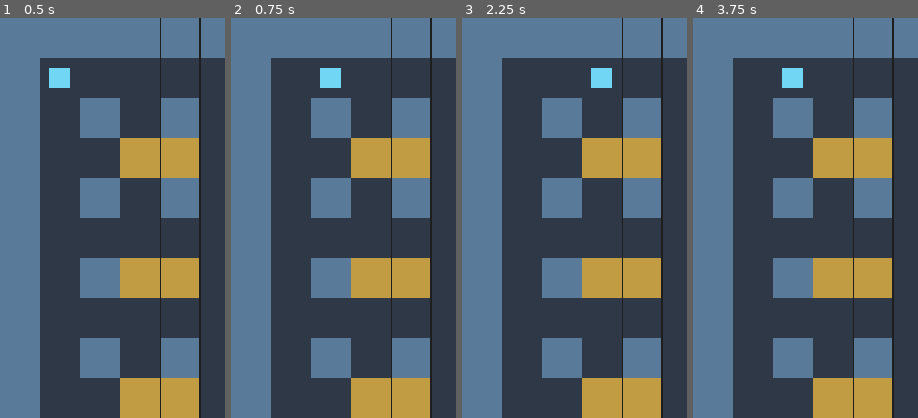
Above: before the commit, frames 1-4 (left to right).
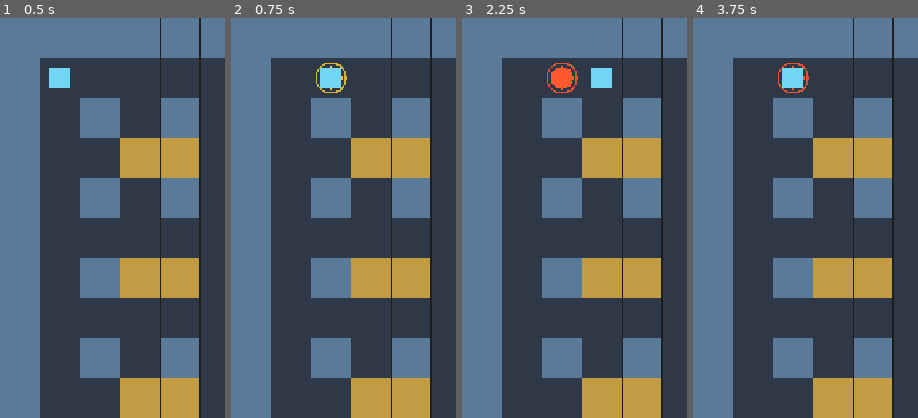
Above: after the commit, the same moments.

Repository: zazuazee/Corebreak
Game: Godot game, scene res://scenes/gameplay/Game.tscn
Two runs of this game, one before a commit and one after it. Both use one fixed random seed, a clock stepped at 60 frames per second and the inputs below. This scene is started directly instead of the project's main scene.
Inputs:
- Up to frame 1 (0.5 s): no input
- Up to frame 2 (0.75 s): tap Enter at 0.5 s; hold D (move_right) from 0.53 s (still down); hold Space (place_core) from 0.53 s (still down)
- Up to frame 3 (2.25 s): release D (move_right) at 1.28 s; release Space (place_core) at 1.28 s; hold S (move_down) 1.28-2.03 s; tap Space (place_core) at 1.35 s; tap Enter at 2 s; hold D (move_right) from 2.03 s (still down); hold Space (place_core) from 2.03 s (still down)
- Up to frame 4 (3.75 s): release D (move_right) at 2.78 s; release Space (place_core) at 2.78 s; hold W (move_up) 2.78-3.53 s; tap Space (place_core) at 2.85 s; tap Enter at 3.5 s; hold A (move_left) from 3.53 s (still down); hold Space (place_core) from 3.53 s (still down)
The pictures show only the part of the screen within x 0-50%, y 0-50%; the shares and areas given below are measured in that part.

Frame 1 is identical in both runs. In frame 2, 0.2% of the frame differs, in the area x 37-52%, y 11-19%; in frame 3, 0.6%; in frame 4, 0.2%.

Commit message:
Sprint 1.4 testada e aprovada

Diff:
--- /dev/null
+++ b/scenes/entities/Core.tscn
@@ -0,0 +1,6 @@
+[gd_scene load_steps=2 format=3]
+
+[ext_resource type="Script" path="res://scripts/entities/Core.gd" id="1_core"]
+
+[node name="Core" type="Node2D"]
+script = ExtResource("1_core")
--- a/scenes/gameplay/Game.tscn
+++ b/scenes/gameplay/Game.tscn
@@ -8,3 +8,5 @@
 
 [node name="Board" type="Node2D" parent="."]
 script = ExtResource("1_xe7yj")
+
+[node name="Cores" type="Node2D" parent="."]
--- /dev/null
+++ b/scripts/entities/Core.gd
@@ -0,0 +1,75 @@
+extends Node2D
+
+const GameConfig = preload("res://scripts/core/GameConfig.gd")
+
+signal core_placed(core: Node2D)
+signal core_resolving(core: Node2D)
+signal core_consumed(core: Node2D)
+
+enum State {
+	AVAILABLE,
+	ACTIVE,
+	RESOLVING,
+	CONSUMED,
+}
+
+var state: State = State.AVAILABLE
+var grid_position: Vector2i = Vector2i.ZERO
+var board: Node = null
+var activation_time: float = GameConfig.CORE_ACTIVATION_TIME
+
+var _activation_timer: Timer
+
+func _init() -> void:
+	_activation_timer = Timer.new()
+	_activation_timer.one_shot = true
+	_activation_timer.timeout.connect(_on_activation_timeout)
+	add_child(_activation_timer)
+	queue_redraw()
+
+func _draw() -> void:
+	var color := Color(0.95, 0.78, 0.2, 1.0)
+	if state == State.RESOLVING:
+		color = Color(1.0, 0.35, 0.18, 1.0)
+	elif state == State.CONSUMED:
+		color = Color(0.45, 0.45, 0.45, 0.65)
+
+	draw_circle(Vector2.ZERO, 18.0, color)
+	draw_circle(Vector2.ZERO, 24.0, Color(color, 0.85), false, 3.0)
+	if state == State.ACTIVE:
+		var progress := 1.0 - (_activation_timer.time_left / activation_time)
+		draw_arc(Vector2.ZERO, 28.0, -PI * 0.5, -PI * 0.5 + TAU * progress, 32, Color.WHITE, 4.0)
+
+func activate_at(target_board: Node, target_cell: Vector2i) -> bool:
+	if state != State.AVAILABLE:
+		return false
+	if target_board == null or not target_board.has_method("is_walkable"):
+		return false
+	if not target_board.is_walkable(target_cell):
+		return false
+
+	board = target_board
+	grid_position = target_cell
+	position = board.grid_to_world(target_cell) + Vector2(board.cell_size, board.cell_size) * 0.5
+	state = State.ACTIVE
+	_activation_timer.start(activation_time)
+	queue_redraw()
+	core_placed.emit(self)
+	return true
+
+func consume() -> bool:
+	if state != State.RESOLVING:
+		return false
+
+	state = State.CONSUMED
+	queue_redraw()
+	core_consumed.emit(self)
+	return true
+
+func _on_activation_timeout() -> void:
+	if state != State.ACTIVE:
+		return
+
+	state = State.RESOLVING
+	queue_redraw()
+	core_resolving.emit(self)
--- a/scripts/entities/Player.gd
+++ b/scripts/entities/Player.gd
@@ -7,8 +7,9 @@
 var max_hp: int = 3
 var current_hp: int = 3
 var score: int = 0
-var can_place_core: bool = true
+var has_core_available: bool = true
 var is_eliminated: bool = false
+var game: Node = null
 
 var movement_speed: float = GameConfig.PLAYER_SPEED
 var world_position: Vector2 = Vector2.ZERO
@@ -19,6 +20,9 @@
 
 func set_board(target_board: Node) -> void:
 	board = target_board
+
+func set_game(target_game: Node) -> void:
+	game = target_game
 
 func spawn_at(spawn_cell: Vector2i) -> void:
 	if board == null:
@@ -63,3 +67,6 @@
 		try_move(Vector2i.LEFT)
 	elif event.is_action_pressed("move_right"):
 		try_move(Vector2i.RIGHT)
+	elif event.is_action_pressed("place_core"):
+		if game != null and has_core_available and game.has_method("request_core_placement"):
+			game.request_core_placement(self)
--- a/scripts/gameplay/Game.gd
+++ b/scripts/gameplay/Game.gd
@@ -1,14 +1,43 @@
 extends Node2D
 
 const PlayerScene = preload("res://scenes/entities/Player.tscn")
+const CoreScene = preload("res://scenes/entities/Core.tscn")
 
 @onready var board: Node2D = $Board
+@onready var cores: Node2D = $Cores
+
+var player: Node2D
 
 func _ready() -> void:
     if not board:
         return
 
     var player_scene = PlayerScene.instantiate()
+    player = player_scene
     add_child(player_scene)
     player_scene.set_board(board)
+    player_scene.set_game(self)
     player_scene.spawn_at(board.spawn_player)
+
+func request_core_placement(requesting_player: Node2D) -> Node2D:
+    if requesting_player != player or not requesting_player.has_core_available:
+        return null
+    if not board.is_walkable(requesting_player.grid_position):
+        return null
+    if _has_core_at(requesting_player.grid_position):
+        return null
+
+    var core = CoreScene.instantiate()
+    cores.add_child(core)
+    if not core.activate_at(board, requesting_player.grid_position):
+        core.queue_free()
+        return null
+
+    requesting_player.has_core_available = false
+    return core
+
+func _has_core_at(cell: Vector2i) -> bool:
+    for core in cores.get_children():
+        if core.state != core.State.CONSUMED and core.grid_position == cell:
+            return true
+    return false
--- /dev/null
+++ b/tests/unit/test_core.gd
@@ -0,0 +1,42 @@
+extends SceneTree
+
+const CoreScript = preload("res://scripts/entities/Core.gd")
+
+func _initialize() -> void:
+	var board_script = load("res://scripts/gameplay/Board.gd")
+	var board = board_script.new()
+	var core = CoreScript.new()
+	root.add_child(core)
+	await process_frame
+
+	assert(core.state == core.State.AVAILABLE)
+	assert(core.activate_at(board, board.spawn_player))
+	assert(core.state == core.State.ACTIVE)
+	assert(core.grid_position == board.spawn_player)
+	assert(core.position == board.grid_to_world(board.spawn_player) + Vector2(board.cell_size, board.cell_size) * 0.5)
+	assert(not core.activate_at(board, board.spawn_player))
+
+	await create_timer(core.activation_time + 0.1).timeout
+	assert(core.state == core.State.RESOLVING)
+	assert(is_instance_valid(core))
+	await create_timer(0.2).timeout
+	assert(core.state == core.State.RESOLVING)
+
+	var invalid_core = CoreScript.new()
+	root.add_child(invalid_core)
+	await process_frame
+	assert(not invalid_core.activate_at(board, Vector2i(0, 0)))
+	assert(invalid_core.state == invalid_core.State.AVAILABLE)
+
+	var game_scene = load("res://scenes/gameplay/Game.tscn")
+	var game = game_scene.instantiate()
+	root.add_child(game)
+	await process_frame
+	var player = game.player
+	var placed_core = game.request_core_placement(player)
+	assert(placed_core != null)
+	assert(not player.has_core_available)
+	assert(game.request_core_placement(player) == null)
+
+	print("Core validation passed")
+	quit()
Not shown, added: scripts/entities/Core.gd.uid
Not shown, added: tests/unit/test_core.gd.uid
Not shown, changed: docs/DEVELOPMENT_LOG.md
